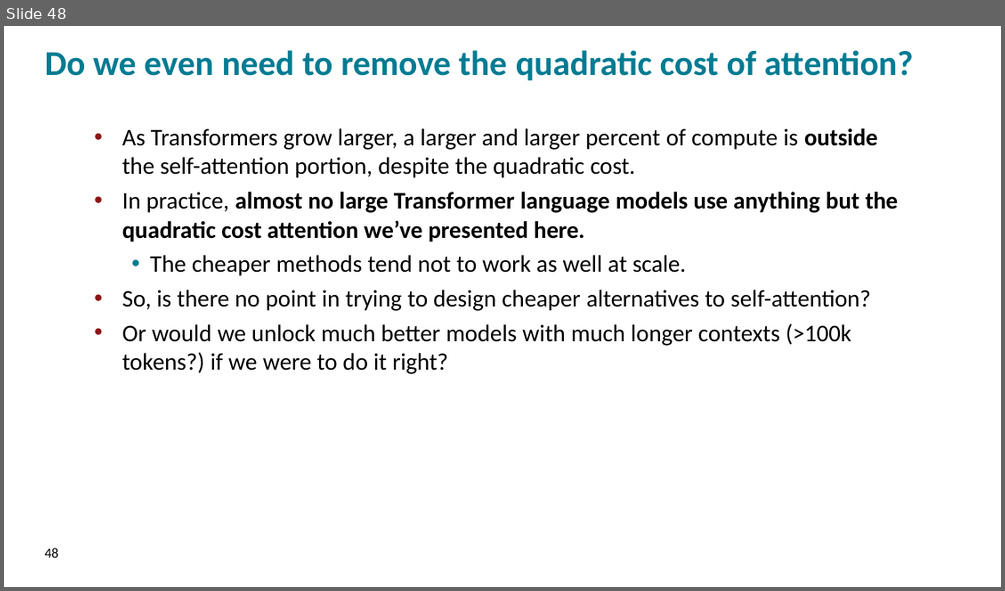
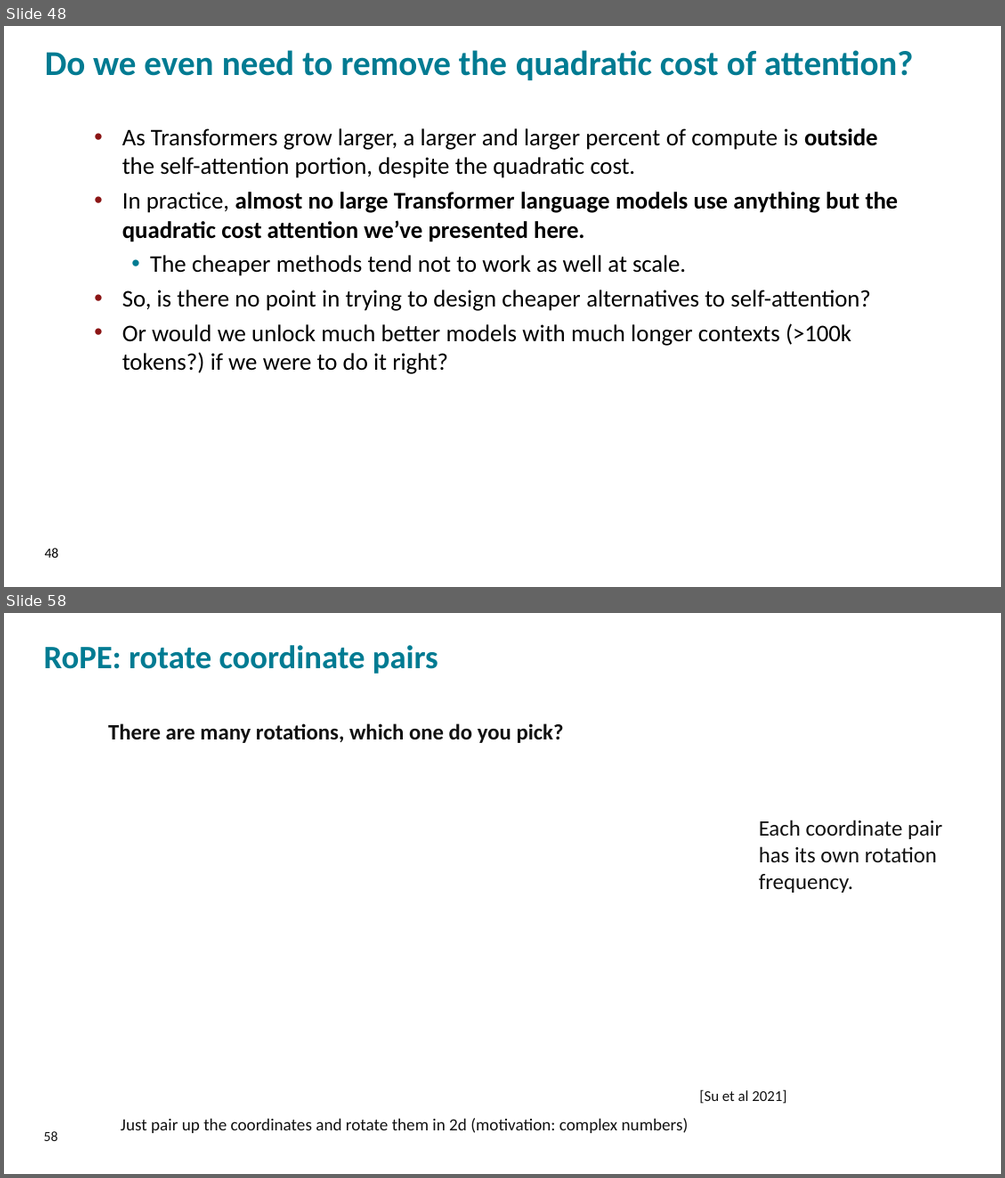
Before and after one commit to FMIPPC/lectures, a slide deck: lecture_03.pptx. Shown one above the other, each under a label of ours: slide 48 before the commit, slides 48 and 58 after it; the slides between them are not shown. The pictures are 1005x591 and 1005x1178 pixels, drawn with LibreOffice and Linux fonts; fonts in the diff are those of the drawing; background and template pictures are left out. Boxes give left, top, right and bottom in pixels: in the first picture for what was removed or moved away, otherwise in the second. Text is boxed around its words. In the diff, an @@ line names an element or a change of style, - is before the commit and + after.

```diff
--- a/lecture_03.pptx
+++ b/lecture_03.pptx
@@ slide 58 added at bbox=[4, 613, 1001, 1174], background picture (left out) @@
@@ text added at bbox=[44, 645, 438, 674], 31.5 pt, text #007B92, bold @@
+RoPE: rotate coordinate pairs
@@ text added at bbox=[108, 723, 564, 743], 21.2 pt, text #111111, bold @@
+There are many rotations, which one do you pick?
@@ text added at bbox=[759, 819, 942, 892], 21.3 pt, text #111111 @@
+Each coordinate pair has its own rotation frequency.
@@ text added at bbox=[699, 1089, 786, 1103], 14.4 pt, text #111111 @@
+[Su et al 2021]
@@ text added at bbox=[121, 1118, 688, 1133], 16.4 pt, text #111111 @@
+Just pair up the coordinates and rotate them in 2d (motivation: complex numbers)
@@ text added at bbox=[44, 1131, 58, 1141], 13.5 pt, text #111111 @@
+58
```
Also in this commit, not shown: 27 other slides added, 3 other files.
